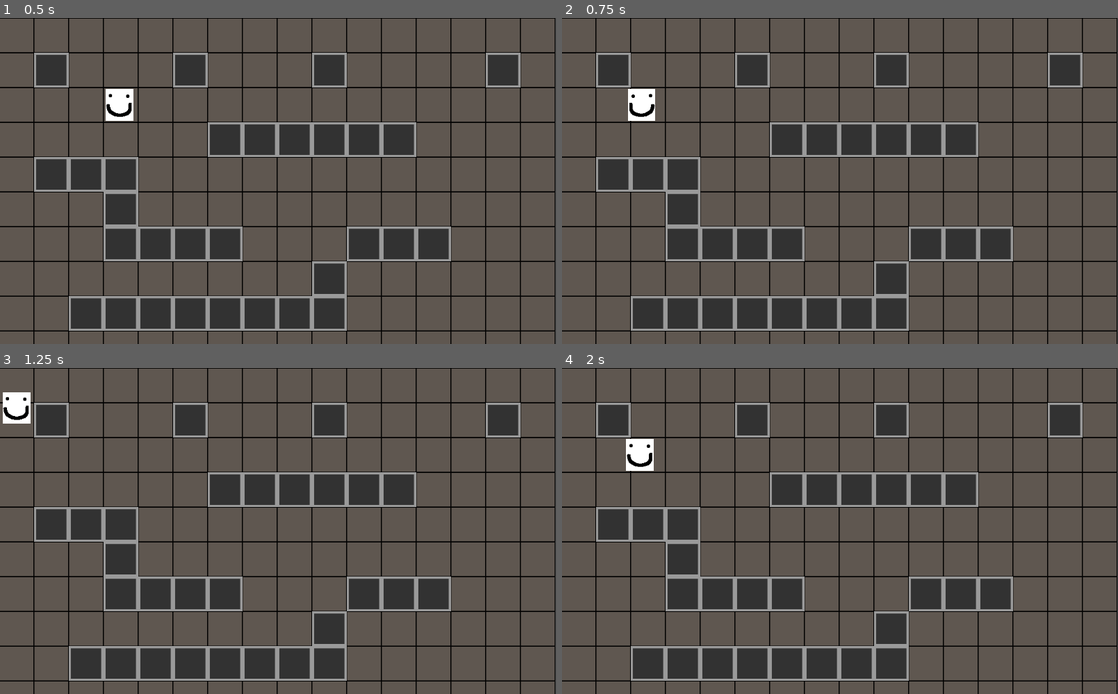
Above: before the commit, frames 1-4 (two rows, left to right).
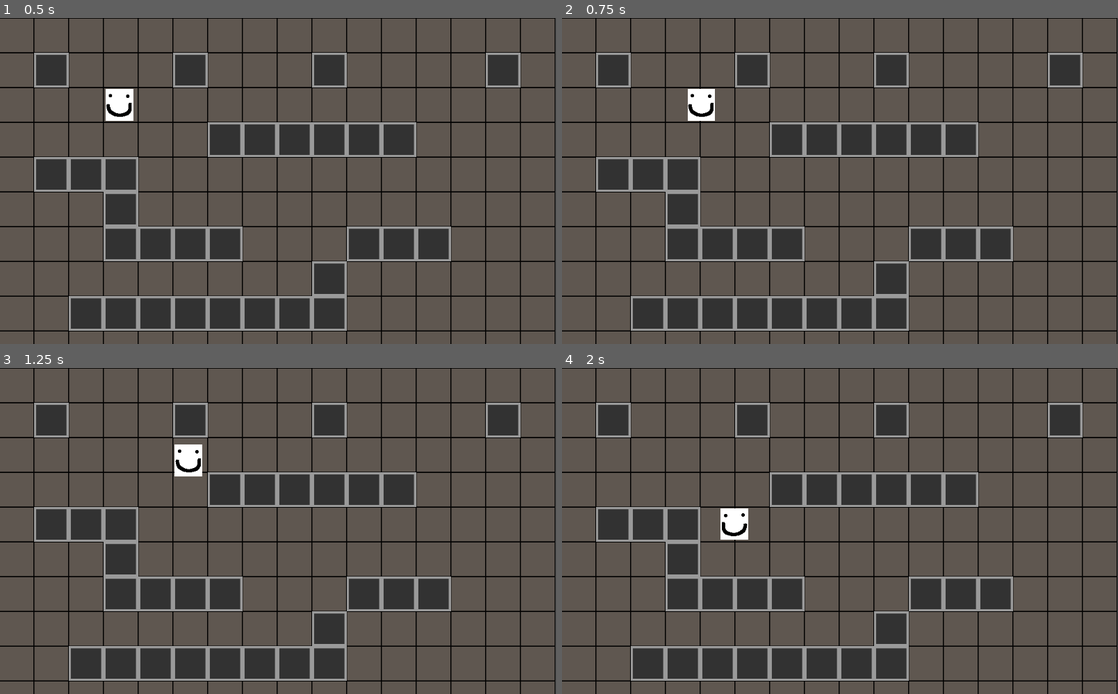
Above: after the commit, the same moments.

Repository: Delphxr/Proyecto2_POO_Zombie_Survival
Game: Godot game, scene res://scenes/game/Game.tscn
Two runs of this game, one before a commit and one after it. Both use one fixed random seed, a clock stepped at 60 frames per second and the inputs below.
Inputs (mouse positions are in pixels of both pictures, inside the frame that each line leads up to):
- Up to frame 1 (0.5 s): no input
- Up to frame 2 (0.75 s): tap Enter at 0.5 s; move the mouse to (962, 164) at 0.52 s; press the mouse at (962, 164) at 0.53 s
- Up to frame 3 (1.25 s): no input
- Up to frame 4 (2 s): move the mouse to (728, 547) at 1.27 s; release the mouse at (728, 547) at 1.28 s; click (728, 547) at 1.35 s

Frame 1 is identical in both runs. In frame 2, 0.9% of the frame differs, in the area x 11-28%, y 21-32%; in frame 3, 1.0%, in the area x 0-37%, y 7-34%; in frame 4, 1.0%.

Commit message:
cambiar velocidad y tamano de mapa

Diff:
--- a/Robots Vs Zombies/scenes/game/Game.tscn
+++ b/Robots Vs Zombies/scenes/game/Game.tscn
@@ -11,7 +11,7 @@
 format = 1
 tile_data = PoolIntArray( 0, 3, 0, 1, 3, 0, 2, 3, 0, 3, 3, 0, 4, 3, 0, 5, 3, 0, 6, 3, 0, 7, 3, 0, 8, 3, 0, 9, 3, 0, 10, …(2057 unchanged characters)…
 script = ExtResource( 2 )
-map_size = Vector2( 10, 16 )
+map_size = Vector2( 16, 10 )
 
 [node name="Camera2D" type="Camera2D" parent="."]
 position = Vector2( 513.639, 299.986 )
@@ -21,4 +21,3 @@
 [node name="Billy" parent="." instance=ExtResource( 3 )]
 position = Vector2( 221.519, 159.986 )
 _rango = 5
-speed = 400
